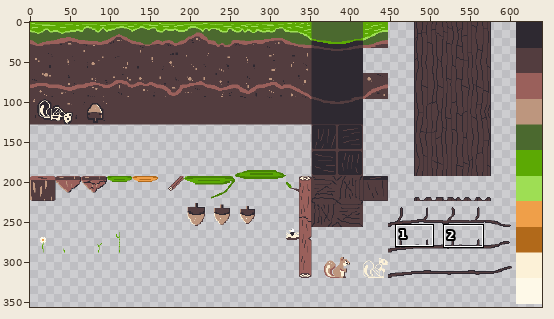
A pixel-art file gets an edit: Project/assets/world/tileset1.aseprite. The first picture is a wide view before the edit; the outline marks the close-up.
Close-up. Old version:
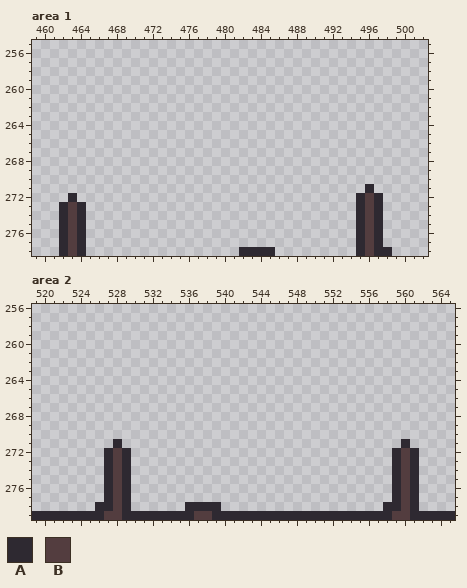
640x360 pixels, 1 frame. Colours within 5 levels of each other are drawn and written as one. Shown: area 1: x 459..502, y 255..278; area 2: x 519..565, y 256..279. The wide view leaves out empty margins.
Visible layers, top first: "assetts", "colors", "trees", "ground".
Palette (. is transparent): A #2e2931  B #533d3f
Pixels before, area 1, first column x 462:
271 ..................................A..
272 .A...............................ABA.
273 ABA..............................ABA.
274 ABA..............................ABA.
275 ABA..............................ABA.
276 ABA..............................ABA.
277 ABA..............................ABA.
278 ABA.................AAAA.........ABAA
Pixels before, area 2, first column x 519:
271 .........A...............................A.....
272 ........ABA.............................ABA....
273 ........ABA.............................ABA....
274 ........ABA.............................ABA....
275 ........ABA.............................ABA....
276 ........ABA.............................ABA....
277 ........ABA.............................ABA....
278 .......AABA......AAAA..................AABA....
279 AAAAAAAABBAAAAAAAABBAAAAAAAAAAAAAAAAAAAABBAAAAA
New version:
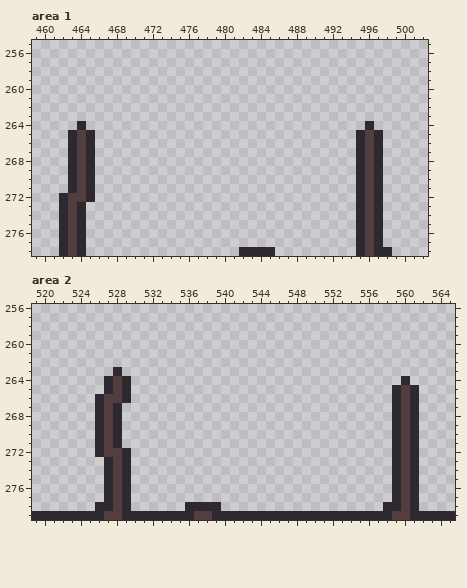
The edit:
layer "trees #2" added
Area 1, layer "trees #2":
y 264: x 464 . -> A; x 496 . -> A
y 265..270: x 463..465 ... -> ABA; x 495..497 ... -> ABA
y 271: x 463..465 ... -> ABA; x 495..497 .A. -> ABA
y 272: x 462..465 .A.. -> ABBA
Area 2, layer "trees #2":
y 263: x 528 . -> A
y 264: x 527..529 ... -> ABA; x 560 . -> A
y 265: x 527..529 ... -> ABA; x 559..561 ... -> ABA
y 266: x 526..529 .... -> ABBA; x 559..561 ... -> ABA
y 267..270: x 526..528 ... -> ABA; x 559..561 ... -> ABA
y 271: x 526..527 .. -> AB; x 559..561 .A. -> ABA
y 272: x 526..527 .A -> AB
